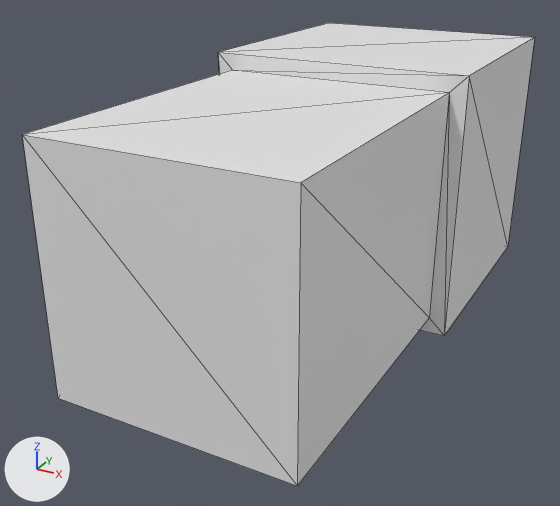
The glTF model assets/models/thingy.glb: old version first, new version second.
Camera for both pictures: a 50 mm lens placed at (2.42, -6.22, 3.0), pointed at (-0.22, -1.42, 0.61). The lights are fixed; the arrows at lower left show +X, +Y and +Z. The older version comes first. Mesh edges are drawn as thin lines. Objects named as collision shapes, trigger or cutter boxes, shadow casters or lower levels of detail are left out. Vertices at exactly the same position are counted once.

Names of what the first picture shows: 'thingy'.
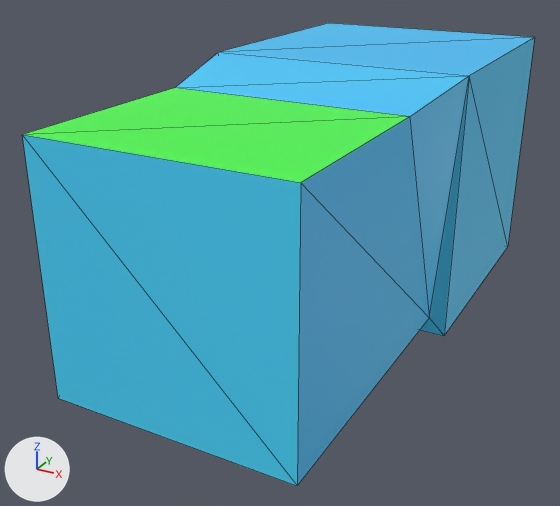
Changed parts and their boxes (x1, y1, x2, y2) in the pictures (560 x 506 px; the box of a moved part takes in the faces that stretch with it):
'thingy', surface changed, reshaped (white to cyan): (22, 23, 535, 486) in both
part 1 of me_cube, moved or reshaped: before (22, 52, 469, 335); after (22, 52, 469, 317)
part 2 of me_cube, surface changed (grey to cyan): (22, 23, 535, 486) in both

What changed in the scene script:
```text
Add img_desertmap_imphenziapalette01_256_gradient:
    img_desertmap_imphenziapalette01_256_gradient = load_image('DesertMap_ImphenziaPalette01-256-Gradient', '_unpacked/DesertMap_ImphenziaPalette01-256-Gradient', 256, 256, 'sRGB')
Change mat_material:
    remove mat_material.base_color = (0.8, 0.8, 0.8)  # white #e7e7e7
    add mat_material.texture = img_desertmap_imphenziapalette01_256_gradient
Change me_cube:
    where me_cube.from_pydata(...)  # 16 vertices, 28 faces; spans x -1.0..1.0, y -3.21..1.0, z 0.0..2.0
    used by ob_thingy; location = (0.0, 0.0, 0.0)
    me_cube part 1
    me_cube.vertices[2].co: (0.87, -1.0, 1.87) -> (0.87, -1.77, 1.87)  # pixel (449, 92) -> pixel (409, 116)
    me_cube.vertices[6].co: (-0.87, -1.0, 1.87) -> (-0.87, -1.77, 1.87)  # pixel (232, 70) -> pixel (174, 87)
    me_cube part 2: 26 kept faces spanning x -1.0..1.0, y -3.21..1.0, z 0.0..2.0 get new texture (UV) coordinates
```
